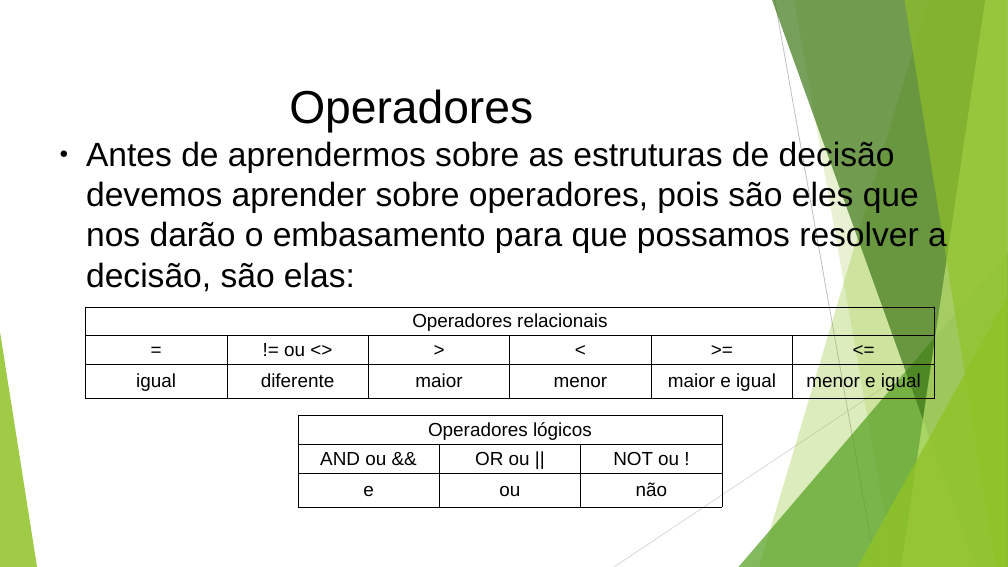
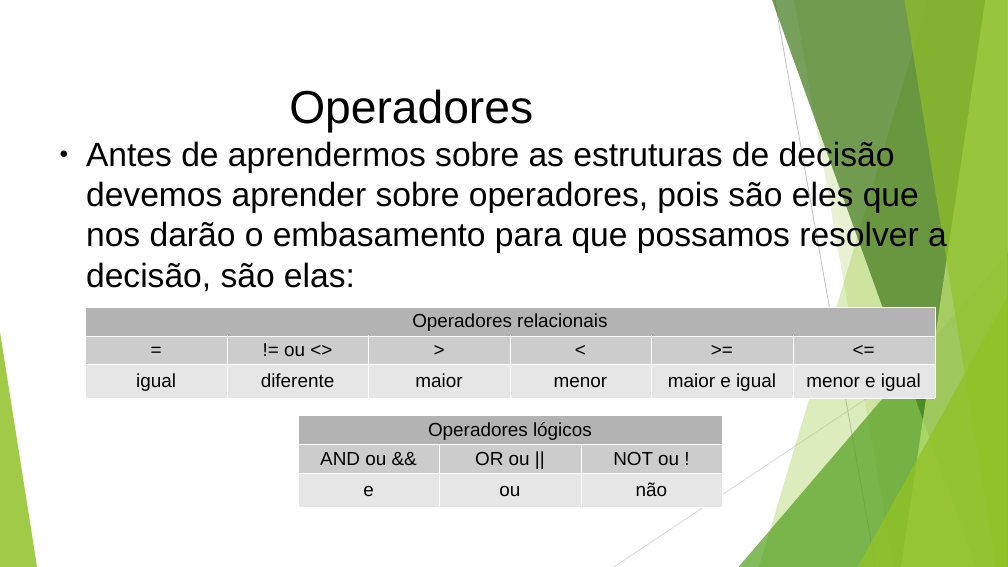
Before and after one commit to profdouglasifsp/LOG-estruturasDeDecisao, a slide deck: slide 5 of logicaDeProgramaçãoEstruturasDeDecisao.odp. Drawn at 1008x567 pixels with LibreOffice and Linux fonts; fonts in the diff are those of the drawing. Boxes give left, top, right and bottom in pixels: in the first picture for what was removed or moved away, otherwise in the second. Text is boxed around its words. In the diff, an @@ line names an element or a change of style, - is before the commit and + after.

```diff
--- a/logicaDeProgramaçãoEstruturasDeDecisao.odp
+++ b/logicaDeProgramaçãoEstruturasDeDecisao.odp
@@ table at (85, 307, 935, 399) @@
@@ fill none to #B3B3B3 in row 1, column 1 @@
@@ fill none to #CCCCCC in row 2 @@
@@ fill none to #E6E6E6 in row 3 @@
@@ borders changed @@
@@ table at (298, 415, 722, 507) @@
@@ fill none to #B3B3B3 in row 1, column 1 @@
@@ fill none to #CCCCCC in row 2 @@
@@ fill none to #E6E6E6 in row 3 @@
@@ borders changed @@
```
Also in this commit, not shown: 1 other slide changed, 4 other files.
